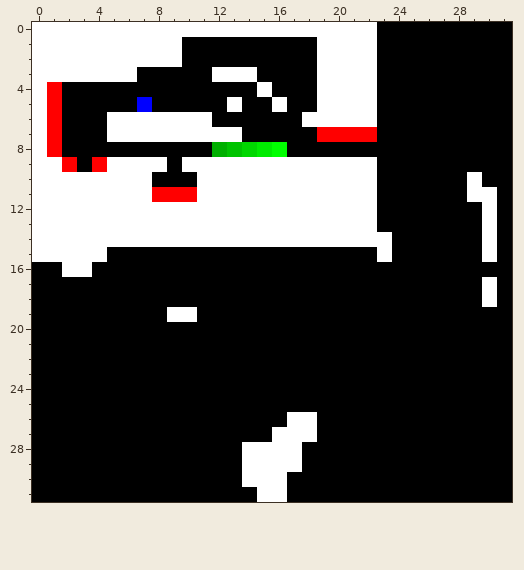
One commit to this pixel-art sprite: maps/testMap.png. The picture above is the old version.
The file is 32x32 pixels.
New version:
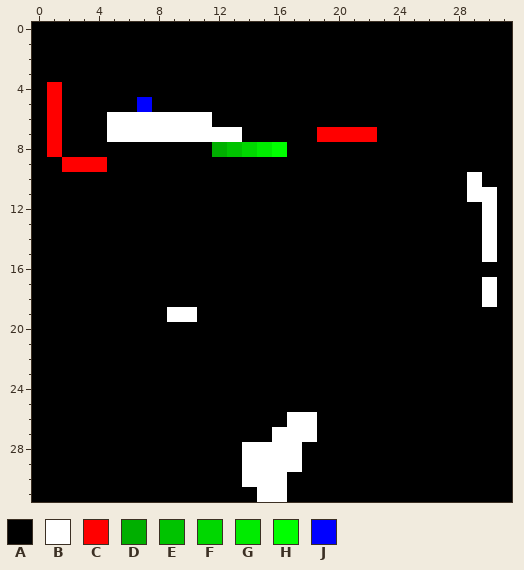
Palette (. is transparent): A #000000  B #ffffff  C #ff0000  D #00af00  E #00c300  F #00d700  G #00eb00  H #00ff00  J #0000ff
From old to new:
@@ x 0..31 @@
- 0 BBBBBBBBBBBBBBBBBBBBBBBAAAAAAAAA
- 1 BBBBBBBBBBAAAAAAAAABBBBAAAAAAAAA
- 2 BBBBBBBBBBAAAAAAAAABBBBAAAAAAAAA
- 3 BBBBBBBAAAAABBBAAAABBBBAAAAAAAAA
- 4 BCAAAAAAAAAAAAABAAABBBBAAAAAAAAA
- 5 BCAAAAAJAAAAABAABAABBBBAAAAAAAAA
- 6 BCAAABBBBBBBAAAAAABBBBBAAAAAAAAA
- 7 BCAAABBBBBBBBBAAAAACCCCAAAAAAAAA
- 8 BCAAAAAAAAAADEFGHAAAAAAAAAAAAAAA
- 9 BBCACBBBBABBBBBBBBBBBBBAAAAAAAAA
-10 BBBBBBBBAAABBBBBBBBBBBBAAAAAABAA
-11 BBBBBBBBCCCBBBBBBBBBBBBAAAAAABBA
-12 BBBBBBBBBBBBBBBBBBBBBBBAAAAAAABA
-13 BBBBBBBBBBBBBBBBBBBBBBBAAAAAAABA
-14 BBBBBBBBBBBBBBBBBBBBBBBBAAAAAABA
-15 BBBBBAAAAAAAAAAAAAAAAAABAAAAAABA
-16 AABBAAAAAAAAAAAAAAAAAAAAAAAAAAAA
+ 0 AAAAAAAAAAAAAAAAAAAAAAAAAAAAAAAA
+ 1 AAAAAAAAAAAAAAAAAAAAAAAAAAAAAAAA
+ 2 AAAAAAAAAAAAAAAAAAAAAAAAAAAAAAAA
+ 3 AAAAAAAAAAAAAAAAAAAAAAAAAAAAAAAA
+ 4 ACAAAAAAAAAAAAAAAAAAAAAAAAAAAAAA
+ 5 ACAAAAAJAAAAAAAAAAAAAAAAAAAAAAAA
+ 6 ACAAABBBBBBBAAAAAAAAAAAAAAAAAAAA
+ 7 ACAAABBBBBBBBBAAAAACCCCAAAAAAAAA
+ 8 ACAAAAAAAAAADEFGHAAAAAAAAAAAAAAA
+ 9 AACCCAAAAAAAAAAAAAAAAAAAAAAAAAAA
+10 AAAAAAAAAAAAAAAAAAAAAAAAAAAAABAA
+11 AAAAAAAAAAAAAAAAAAAAAAAAAAAAABBA
+12 AAAAAAAAAAAAAAAAAAAAAAAAAAAAAABA
+13 AAAAAAAAAAAAAAAAAAAAAAAAAAAAAABA
+14 AAAAAAAAAAAAAAAAAAAAAAAAAAAAAABA
+15 AAAAAAAAAAAAAAAAAAAAAAAAAAAAAABA
+16 AAAAAAAAAAAAAAAAAAAAAAAAAAAAAAAA
 17 AAAAAAAAAAAAAAAAAAAAAAAAAAAAAABA
Boxes around the changes in both pictures, in picture pixels (x1, y1, x2, y2):
changed: (32, 22, 392, 277)
